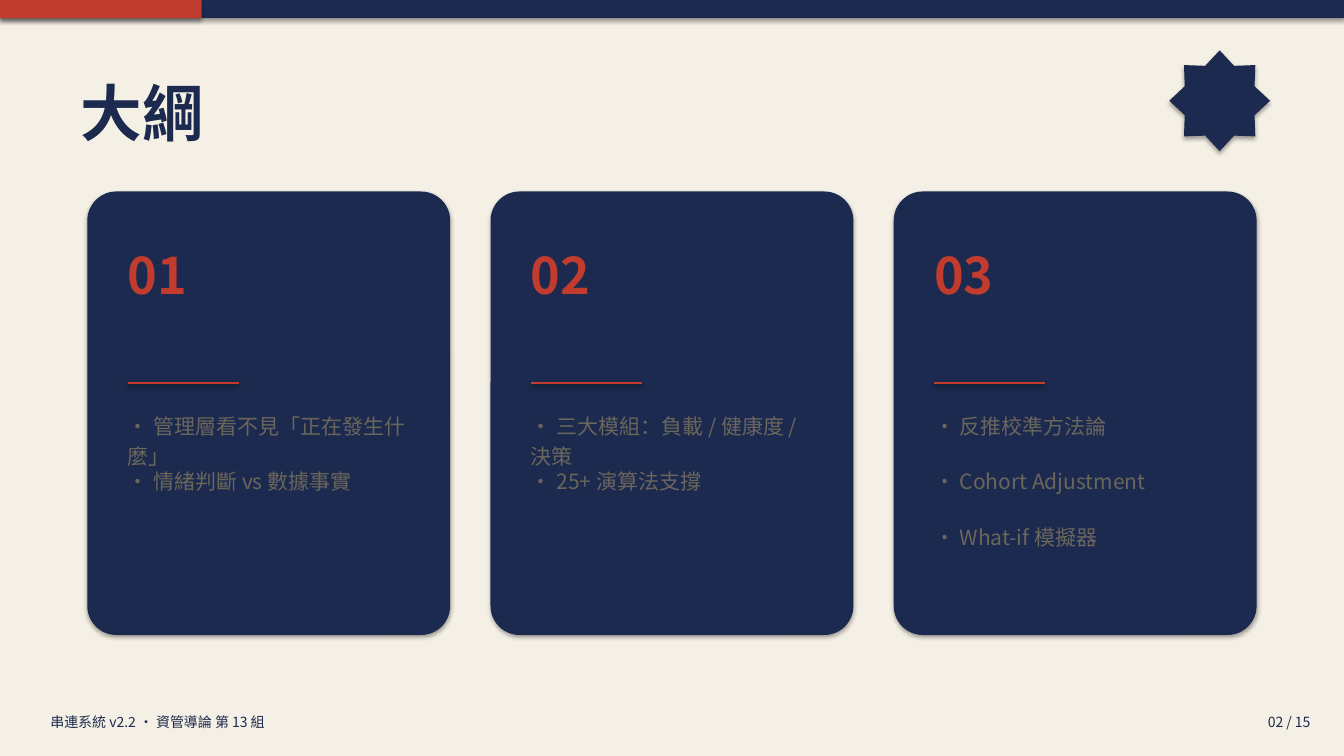
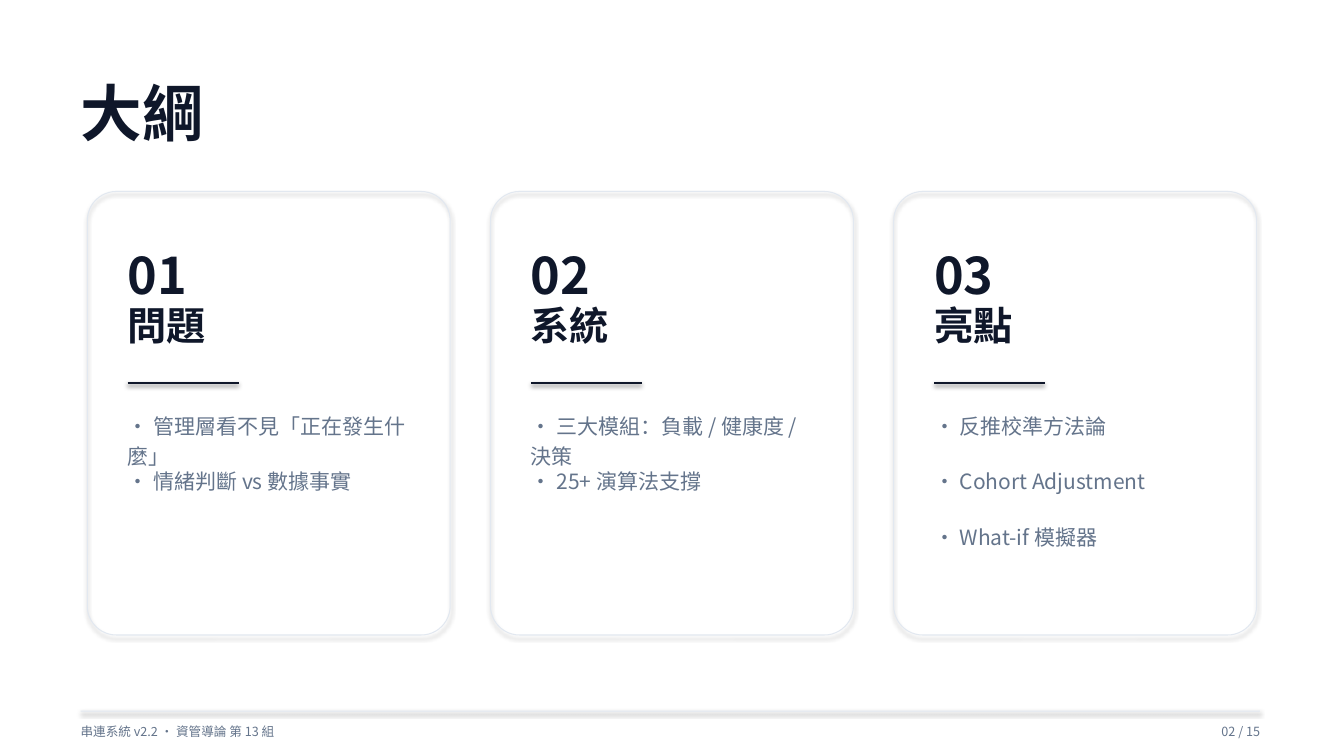
Before and after one commit to Peter2594/chuanlien-system-v2, a slide deck: slide 2 of docs/串連系統_簡報.pptx. Drawn at 1344x756 pixels with LibreOffice and Linux fonts; fonts in the diff are those of the drawing. Boxes give left, top, right and bottom in pixels: in the first picture for what was removed or moved away, otherwise in the second. Text is boxed around its words. In the diff, an @@ line names an element or a change of style, - is before the commit and + after.

```diff
--- a/docs/串連系統_簡報.pptx
+++ b/docs/串連系統_簡報.pptx
@@ rectangle at (x1=0, y1=0, x2=1344, y2=756): fill #F5F0E5 to #FFFFFF @@
@@ rectangle removed at (x1=0, y1=0, x2=202, y2=18) @@
@@ star removed at (x1=1170, y1=50, x2=1270, y2=151) @@
@@ text "大綱" at (x1=81, y1=83, x2=204, y2=142): text colour #1B2A4E to #0F172A @@
@@ fill #1B2A4E to none; outline none to #E2E8F0 0.75 pt in 3 elements at (x1=491, y1=192, x2=854, y2=635), (x1=894, y1=192, x2=1257, y2=635), (x1=88, y1=192, x2=451, y2=635) @@
@@ text colour #C13C2E to #0F172A in 3 elements at (x1=128, y1=256, x2=187, y2=295), (x1=531, y1=256, x2=590, y2=307), (x1=934, y1=256, x2=993, y2=307) @@
@@ text added at (x1=128, y1=308, x2=206, y2=344), 28 pt, text #0F172A, bold @@
+問題
@@ text added at (x1=531, y1=306, x2=609, y2=344), 28 pt, text #0F172A, bold @@
+系統
@@ text added at (x1=934, y1=306, x2=1012, y2=344), 28 pt, text #0F172A, bold @@
+亮點
@@ line (128, 383) - (239, 383): stroke #C13C2E 2 pt to #0F172A 2 pt @@
@@ line (531, 383) - (642, 383): stroke #C13C2E 2 pt to #0F172A 2 pt @@
@@ line (935, 383) - (1046, 383): stroke #C13C2E 2 pt to #0F172A 2 pt @@
@@ text colour #6B665C to #64748B in 7 elements at (x1=128, y1=416, x2=405, y2=466), (x1=153, y1=471, x2=352, y2=491), (x1=531, y1=416, x2=784, y2=466), (x1=557, y1=471, x2=701, y2=491), (x1=960, y1=416, x2=1107, y2=436), (x1=960, y1=472, x2=1145, y2=494), (x1=960, y1=527, x2=1097, y2=547) @@
@@ rectangle resized from (x1=0, y1=0, x2=1344, y2=18) to (x1=81, y1=711, x2=1260, y2=712) @@
@@ rectangle at (x1=81, y1=711, x2=1260, y2=712): fill #1B2A4E to #E2E8F0 @@
@@ text "串連系統 v2.2 · 資管導論 第 ..." moved from (x1=50, y1=715, x2=265, y2=728) to (x1=81, y1=725, x2=275, y2=737) @@
@@ text "串連系統 v2.2 · 資管導論 第 ..." at (x1=81, y1=725, x2=275, y2=737): size 10 to 9 pt, text colour #1B2A4E to #64748B @@
@@ text "02 / 15" at (x1=1221, y1=726, x2=1260, y2=736): size 10 to 9 pt, text colour #1B2A4E to #64748B @@
@@ text "02 / 15" moved from (x1=1268, y1=716, x2=1311, y2=727) to (x1=1221, y1=726, x2=1260, y2=736) @@
```
Also in this commit, not shown: 14 other slides changed, 1 other file.
